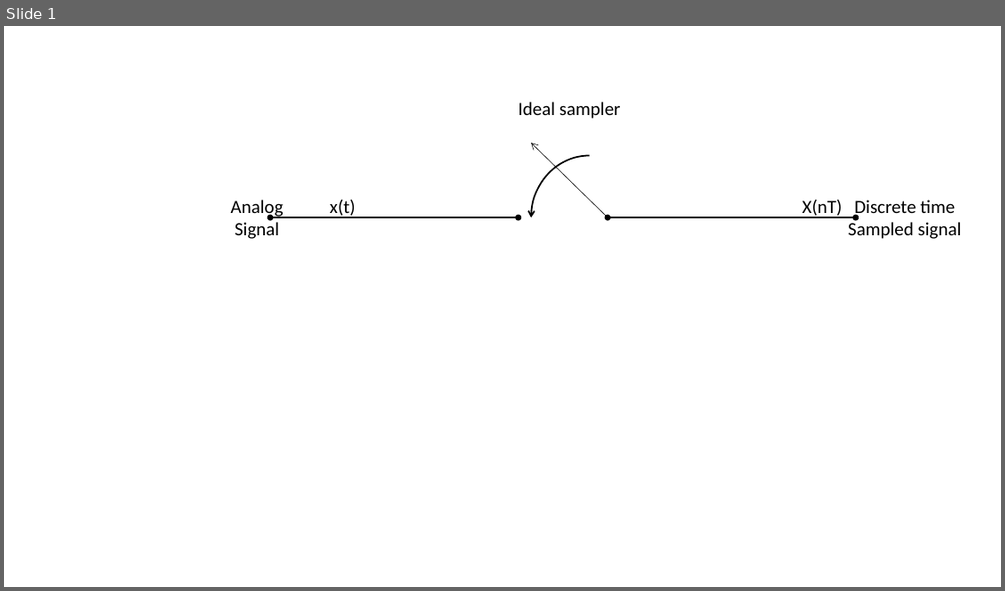
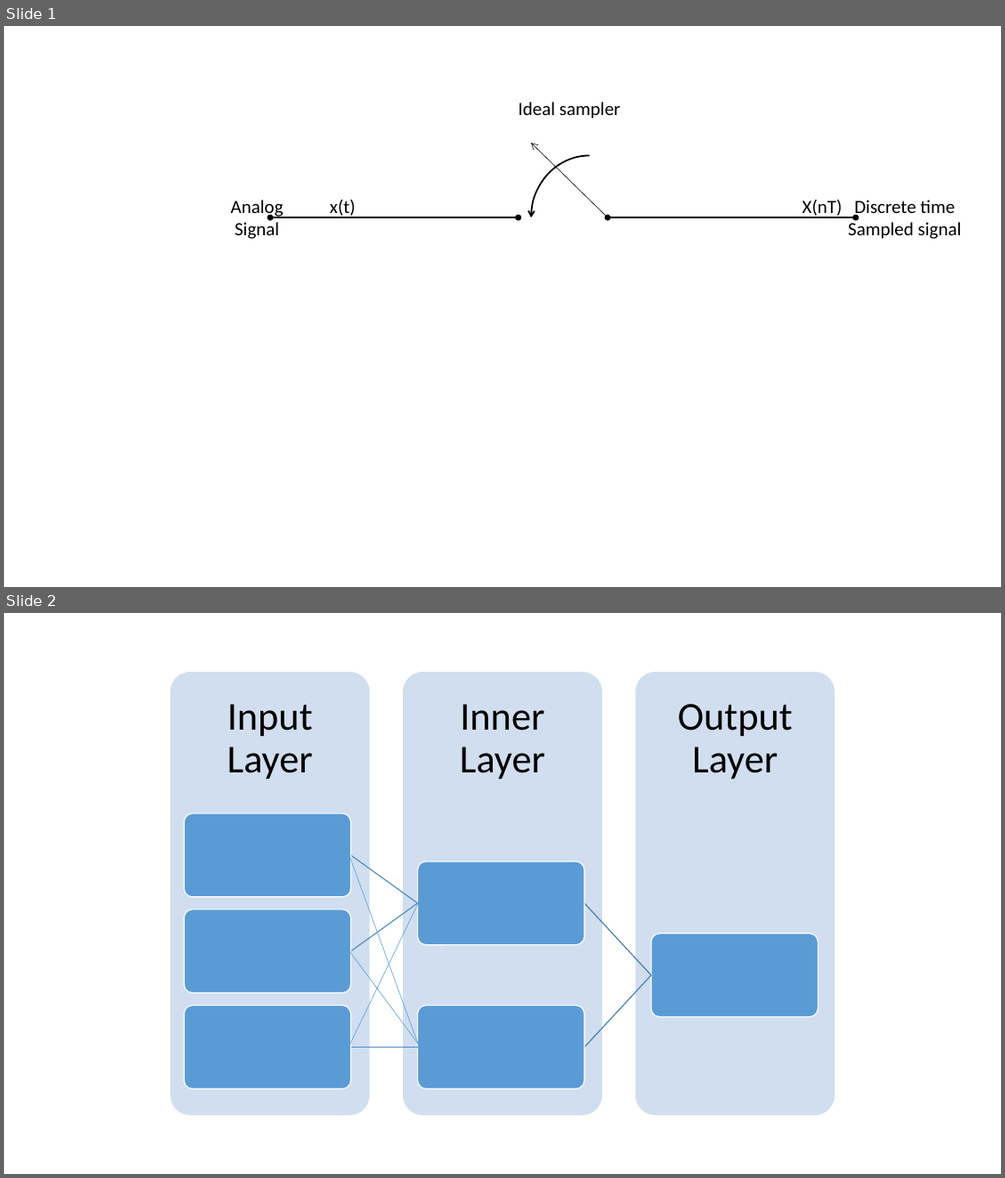
Before and after one commit to u1273400/segmenter, a slide deck: NOV/img/images.pptx. Shown one above the other, each under a label of ours: slide 1 before the commit, slides 1 and 2 after it. The pictures are 1005x591 and 1005x1178 pixels, drawn with LibreOffice and Linux fonts; fonts in the diff are those of the drawing. Boxes give left, top, right and bottom in pixels: in the first picture for what was removed or moved away, otherwise in the second. Text is boxed around its words. In the diff, an @@ line names an element or a change of style, - is before the commit and + after.

```diff
--- a/NOV/img/images.pptx
+++ b/NOV/img/images.pptx
@@ slide 2 added at (4, 613, 1001, 1174), background #FFFFFF @@
@@ line added from (419, 1046) to (348, 854), #5B9BD5 0.5 pt @@
@@ line added from (348, 1046) to (419, 901), #5B9BD5 0.5 pt @@
@@ line added from (419, 1045) to (348, 950), #5B9BD5 0.5 pt @@
@@ group added at (170, 672, 834, 1116): 9 rounded rectangles, 5 freeform shapes, 3 texts @@
+Input Layer
+Inner Layer
+Output Layer
```
Also in this commit, not shown: 20 other files.
